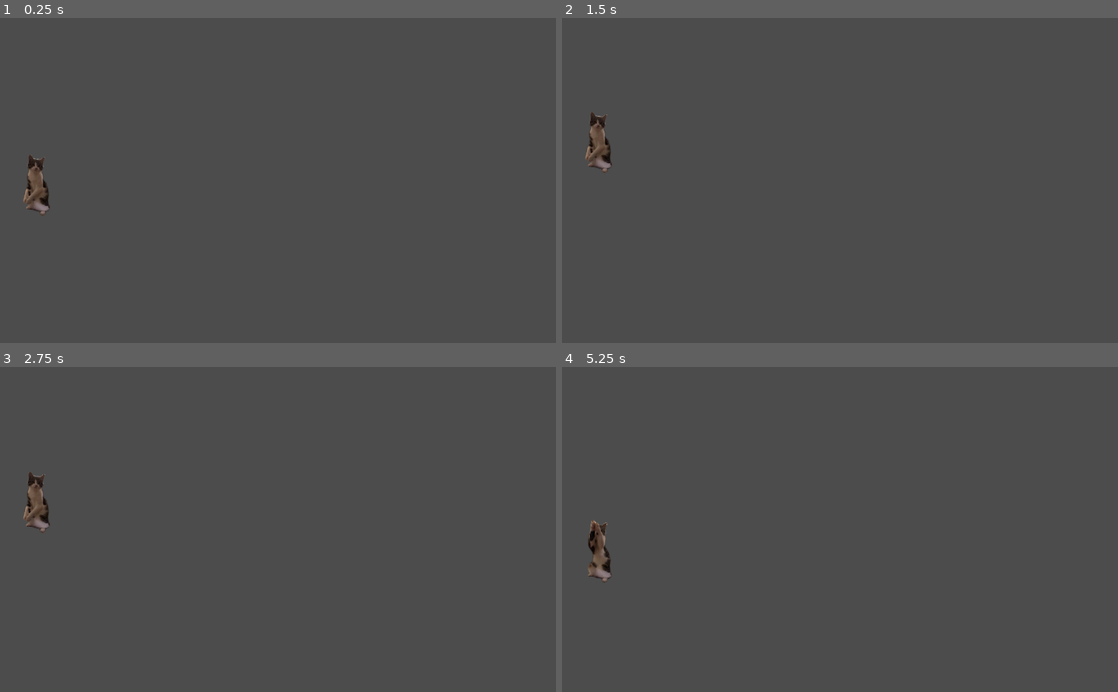
Above: before the commit, frames 1-4 (two rows, left to right).
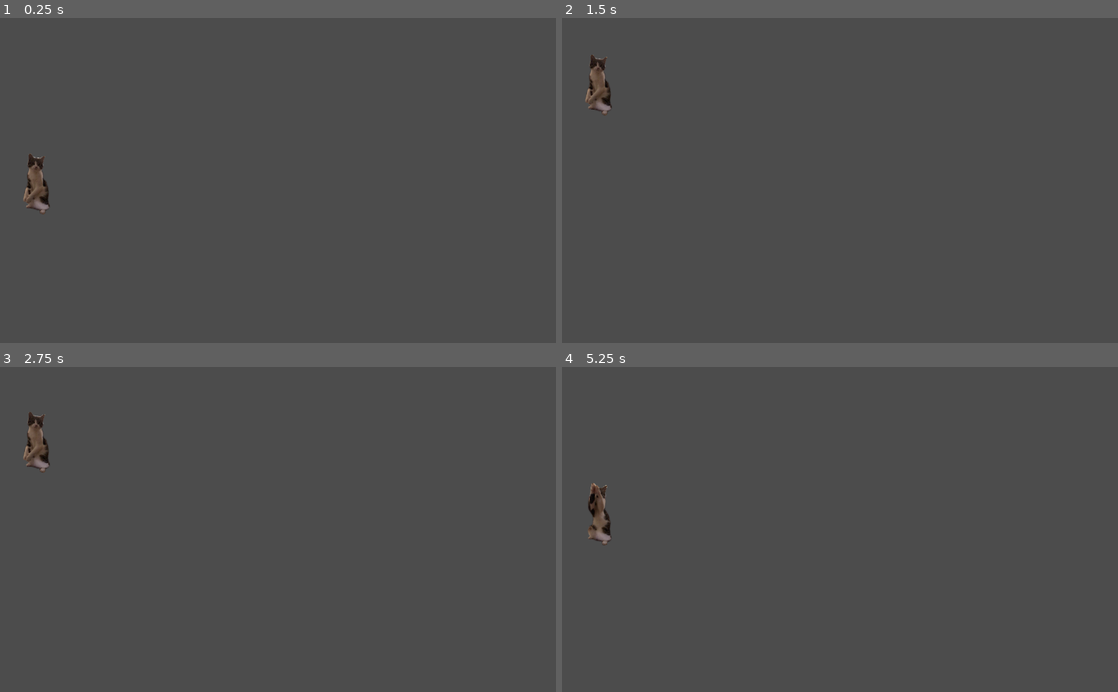
Above: after the commit, the same moments.

Repository: surgura/Gus
Game: Godot game, scene res://world.tscn
Two runs of this game, one before a commit and one after it. Both use one fixed random seed, a clock stepped at 60 frames per second and the inputs below.
Inputs:
- Up to frame 1 (0.25 s): no input
- Up to frame 2 (1.5 s): hold W (up) from 0.53 s (still down); tap Space (hit) at 0.6, 1.35 s
- Up to frame 3 (2.75 s): release W (up) at 2.03 s; hold S (down) from 2.03 s (still down); tap Space (hit) at 2.1 s
- Up to frame 4 (5.25 s): tap Space (hit) every 0.75 s from 2.85 to 5.1 s; release S (down) at 4.28 s; hold W (up) from 4.28 s (still down)

The runs differ from the first frame. In frame 1, 0.1% of the frame differs, in the area x 4-9%, y 41-61%; in frame 2, 0.9%; in frame 3, 0.9%, in the area x 4-9%, y 13-52%; in frame 4, 0.8%.

Commit message:
Improved ball hitting

Diff:
--- a/godot/ball.tscn
+++ b/godot/ball.tscn
@@ -2,16 +2,18 @@
 
 [ext_resource path="res://ball.gd" type="Script" id=1]
 
-[sub_resource type="PhysicsMaterial" id=2]
+[sub_resource type="PhysicsMaterial" id=1]
 friction = 0.0
 bounce = 1.0
 
-[sub_resource type="CircleShape2D" id=1]
+[sub_resource type="CircleShape2D" id=2]
 
 [node name="Ball" type="RigidBody2D"]
-physics_material_override = SubResource( 2 )
+collision_layer = 3
+collision_mask = 3
+physics_material_override = SubResource( 1 )
 linear_damp = 0.0
 script = ExtResource( 1 )
 
 [node name="CollisionShape2D" type="CollisionShape2D" parent="."]
-shape = SubResource( 1 )
+shape = SubResource( 2 )
--- a/godot/gus.gd
+++ b/godot/gus.gd
@@ -1,6 +1,6 @@
 extends RigidBody2D
 
-const move_force = 5000
+const move_force = 10000
 
 var move_up = false
 var move_down = false
--- a/godot/gus.tscn
+++ b/godot/gus.tscn
@@ -20,6 +20,7 @@
 height = 63.9952
 
 [node name="Gus" type="RigidBody2D"]
+gravity_scale = 0.0
 linear_damp = 50.0
 script = ExtResource( 1 )
 
--- a/godot/hitarea.gd
+++ b/godot/hitarea.gd
@@ -3,4 +3,7 @@
 func _process(delta):
 	if Input.is_action_just_pressed("hit"):
 		for body in get_overlapping_bodies():
-			body.apply_central_impulse(Vector2(100, 0))
+			var vel = body.get_linear_velocity()
+			if vel.y <= 0:
+				body.set_linear_velocity(Vector2(-vel.x, vel.y))
+				body.apply_central_impulse(Vector2(100, 0))
--- a/godot/world.tscn
+++ b/godot/world.tscn
@@ -15,6 +15,8 @@
 position = Vector2( 387.083, -92.7676 )
 
 [node name="StaticBody2D" type="StaticBody2D" parent="."]
+collision_layer = 2
+collision_mask = 2
 
 [node name="CollisionShape2D" type="CollisionShape2D" parent="StaticBody2D"]
 position = Vector2( 378.731, 258.117 )
